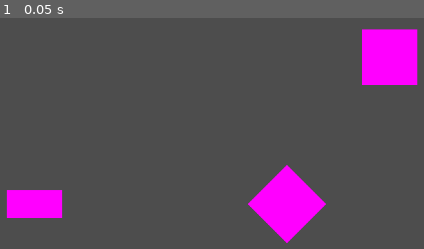
Above: before the commit, frame 1.
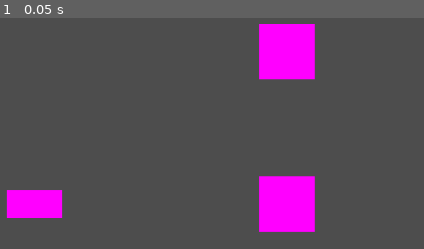
Above: after the commit, the same moment.

Repository: mzbrubak/Reflectix
Game: Godot game, scene res://Scenes/main.tscn
Same seed, same stepped clock (60 frames per second), same inputs: the game is played once before the commit and once after it.
Inputs:
- Up to frame 1 (0.05 s): no input

The runs differ from the first frame. In frame 1, 7.6% of the frame differs, in the area x 58-99%, y 2-98%.

Commit message:
Can identify if laser hits mirror or opaque surface
Next step is to call function on parent of colliding shape depending on whether it's a mirror or an opaque surface

Diff:
--- a/Scenes/king.gd
+++ b/Scenes/king.gd
@@ -7,7 +7,7 @@
 
 
 # Called every frame. 'delta' is the elapsed time since the previous frame.
-func _process(delta):
+func _process(_delta):
 	pass
 
 func destroy():
--- a/Scenes/king.tscn
+++ b/Scenes/king.tscn
@@ -15,6 +15,8 @@
 texture = SubResource("PlaceholderTexture2D_gbxff")
 
 [node name="OpaqueSurface" type="StaticBody2D" parent="."]
+collision_layer = 2
+collision_mask = 4
 
 [node name="CollisionShape2D" type="CollisionShape2D" parent="OpaqueSurface"]
 shape = SubResource("CircleShape2D_32aoq")
--- a/Scenes/laser.gd
+++ b/Scenes/laser.gd
@@ -1,6 +1,7 @@
 extends Node2D
 @export var state=Vector3i(1,0,0)#direction of initial laser propagation
 var state_sprite_dictionary={}#since the state of the sprite and the orientation of the mirror
+var hit_ref
 
 # Called when the node enters the scene tree for the first time.
 func _ready():
@@ -9,10 +10,13 @@
 	await scene_tree.physics_frame
 	await scene_tree.physics_frame
 	print($Body/RayCast2D.is_colliding())
-	stop_laser()
+	hit_ref=$Body/RayCast2D.get_collider()
+	print(hit_ref)
+	pass
+	#stop_laser()
 
 # Called every frame. 'delta' is the elapsed time since the previous frame.
-func _process(delta):
+func _process(_delta):
 	pass
 
 func start_laser():
--- a/Scenes/main.gd
+++ b/Scenes/main.gd
@@ -7,5 +7,5 @@
 
 
 # Called every frame. 'delta' is the elapsed time since the previous frame.
-func _process(delta):
+func _process(_delta):
 	pass
--- a/Scenes/main.tscn
+++ b/Scenes/main.tscn
@@ -18,10 +18,10 @@
 
 [node name="Mirror" parent="Player1Pieces" instance=ExtResource("2_6nsyl")]
 position = Vector2(29, 37)
-rotation = 0.785398
+rotation = 3.14159
 scale = Vector2(1, 1)
 
 [node name="King" parent="Player1Pieces" instance=ExtResource("4_kfvhc")]
-position = Vector2(66, -16)
+position = Vector2(29, -18)
 
 [node name="Player2Pieces" type="Node2D" parent="."]
--- a/Scenes/mirror.gd
+++ b/Scenes/mirror.gd
@@ -11,7 +11,7 @@
 
 
 # Called every frame. 'delta' is the elapsed time since the previous frame.
-func _process(delta):
+func _process(_delta):
 	pass
 
 func destroy():
--- a/Scenes/mirror.tscn
+++ b/Scenes/mirror.tscn
@@ -23,8 +23,11 @@
 shape = SubResource("SegmentShape2D_g8scn")
 
 [node name="RayCast2D" type="RayCast2D" parent="MirrorSurface"]
+enabled = false
 
 [node name="OpaqueSurface" type="StaticBody2D" parent="."]
+collision_layer = 2
+collision_mask = 4
 
 [node name="CollisionPolygon2D" type="CollisionPolygon2D" parent="OpaqueSurface"]
-polygon = PackedVector2Array(-10, -10, 10, -10, 10, 10)
+polygon = PackedVector2Array(-9, -10, 10, -10, 10, 9)
